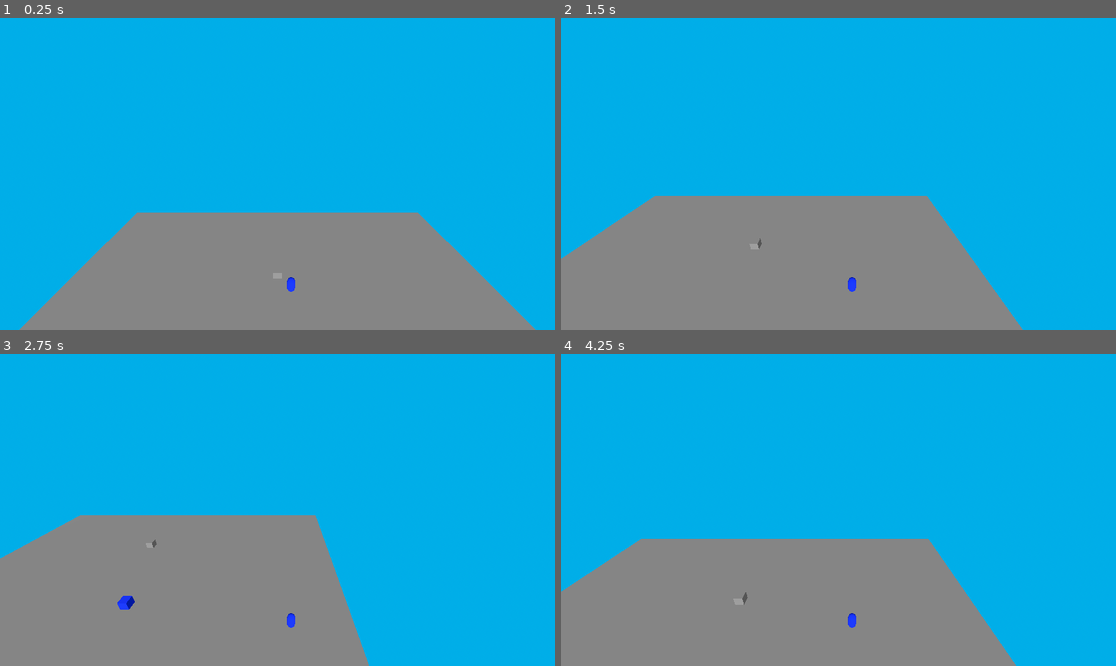
Above: before the commit, frames 1-4 (two rows, left to right).
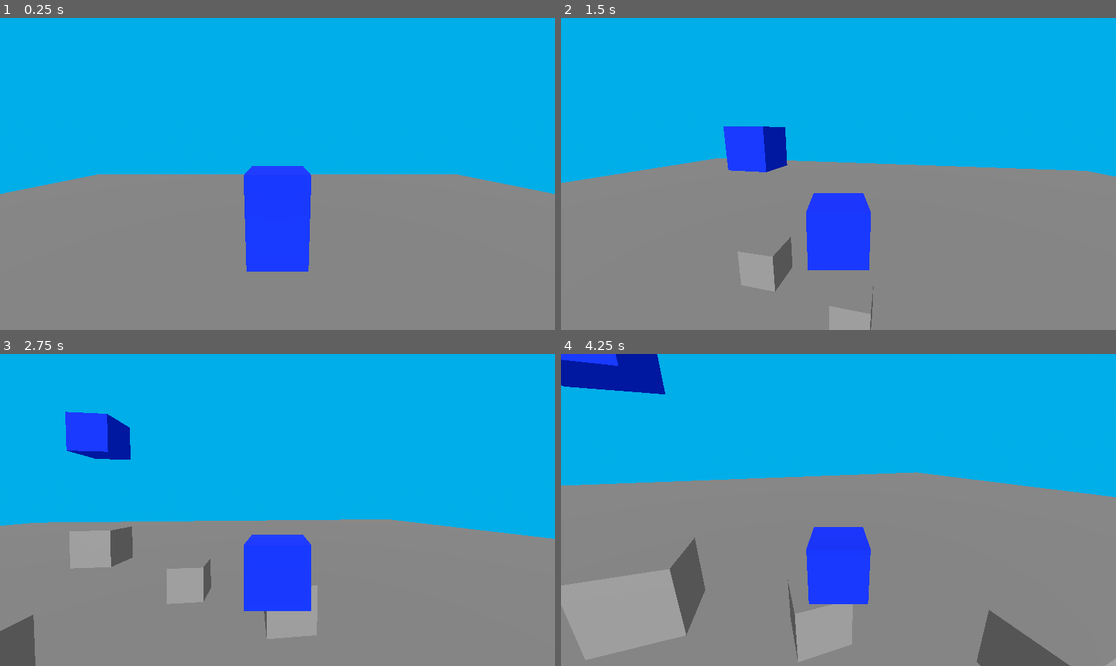
Above: after the commit, the same moments.

Repository: Tachobrenner/proj003
Game: Godot game, scene res://Main.tscn
Two runs of this game, one before a commit and one after it. Both use one fixed random seed, a clock stepped at 60 frames per second and the inputs below.
Inputs (mouse positions are in pixels of both pictures, inside the frame that each line leads up to):
- Up to frame 1 (0.25 s): no input
- Up to frame 2 (1.5 s): move the mouse to (960, 158) at 0.52 s; hold D (move_right) 0.53-1.28 s; tap Space (jump) at 0.6, 0.77, 1.07, 1.35 s; move the mouse to (727, 189) at 1.27 s; hold S (move_back) from 1.28 s (still down)
- Up to frame 3 (2.75 s): tap Space (jump) at 1.52, 1.82, 2.1 s; move the mouse to (333, 441) at 2.02 s; release S (move_back) at 2.03 s; hold D (move_right) from 2.03 s (still down)
- Up to frame 4 (4.25 s): move the mouse to (810, 572) at 2.77 s; release D (move_right) at 2.78 s; hold W (move_forward) 2.78-3.53 s; tap Space (jump) at 2.85, 3.02, 3.32, 3.6, 3.77, 4.07 s; move the mouse to (1005, 556) at 3.52 s; hold A (move_left) from 3.53 s (still down); tap Escape (ui_cancel) at 4.15 s

The runs differ from the first frame. In frame 1, 24% of the frame differs, in the area x 0-100%, y 47-100%; in frame 2, 27%; in frame 3, 27%; in frame 4, 43%, in the area x 0-100%, y 0-100%.

Commit message:
It rotates now

Diff:
--- a/proj-003/Main.tscn
+++ b/proj-003/Main.tscn
@@ -16,7 +16,9 @@
 
 [sub_resource type="BoxMesh" id="BoxMesh_j1beo"]
 
-[sub_resource type="CapsuleShape3D" id="CapsuleShape3D_uu6xs"]
+[sub_resource type="BoxShape3D" id="BoxShape3D_cm0pq"]
+
+[sub_resource type="BoxMesh" id="BoxMesh_fos0i"]
 
 [sub_resource type="Sky" id="Sky_glv2v"]
 sky_material = ExtResource("1_glv2v")
@@ -30,7 +32,9 @@
 
 [sub_resource type="CameraAttributesPractical" id="CameraAttributesPractical_glv2v"]
 
-[sub_resource type="CapsuleMesh" id="CapsuleMesh_r0du0"]
+[sub_resource type="BoxShape3D" id="BoxShape3D_r0du0"]
+
+[sub_resource type="BoxMesh" id="BoxMesh_cm0pq"]
 
 [node name="Node" type="Node"]
 
@@ -43,7 +47,6 @@
 mesh = SubResource("BoxMesh_r0du0")
 
 [node name="RigidBody3D" type="RigidBody3D" parent="."]
-transform = Transform3D(1, 0, 0, 0, 1, 0, 0, 0, 1, 3.3644166, 0.23724365, 0)
 physics_material_override = SubResource("PhysicsMaterial_rxg2q")
 
 [node name="CollisionShape3D" type="CollisionShape3D" parent="RigidBody3D"]
@@ -58,25 +61,32 @@
 transform = Transform3D(1, 0, 0, 0, 0.8660778, 0.4999093, 0, -0.4999093, 0.8660778, 0, 4.2765245, 0)
 
 [node name="Player" type="CharacterBody3D" parent="."]
-transform = Transform3D(1, 0, 0, 0, 1, 0, 0, 0, 1, 1.6729798, 6.8965254, -11.090853)
+transform = Transform3D(1, 0, 0, 0, 1, 0, 0, 0, 1, 0, 7.8452625, 0)
 script = ExtResource("2_r0du0")
+speed = 3
 
 [node name="CollisionShape3D" type="CollisionShape3D" parent="Player"]
-shape = SubResource("CapsuleShape3D_uu6xs")
-
-[node name="Camera3D" type="Camera3D" parent="Player"]
-transform = Transform3D(1, 0, 0, 0, 0.89495, 0.4461666, 0, -0.4461666, 0.89495, -1.6729798, 23.327099, 16.322393)
-
-[node name="WorldEnvironment" type="WorldEnvironment" parent="Player/Camera3D"]
-environment = SubResource("Environment_rxg2q")
-camera_attributes = SubResource("CameraAttributesPractical_glv2v")
+shape = SubResource("BoxShape3D_cm0pq")
 
 [node name="Pivot" type="Node3D" parent="Player"]
 
 [node name="MeshInstance3D" type="MeshInstance3D" parent="Player/Pivot"]
-mesh = SubResource("CapsuleMesh_r0du0")
+mesh = SubResource("BoxMesh_fos0i")
 skeleton = NodePath("../..")
 surface_material_override/0 = ExtResource("1_uu6xs")
+
+[node name="TwistPivot" type="Marker3D" parent="Player"]
+transform = Transform3D(1, 0, 0, 0, 1, 0, 0, 0, 1, 0, 1, 0)
+
+[node name="PitchPivot" type="Marker3D" parent="Player/TwistPivot"]
+transform = Transform3D(1, 0, 0, 0, 0.9848077, 0.17364818, 0, -0.17364818, 0.9848077, 0, 0, 0)
+
+[node name="Camera3D" type="Camera3D" parent="Player/TwistPivot/PitchPivot"]
+transform = Transform3D(1, 0, 0, 0, 1, 0, 0, 0, 0.99999994, 0, 0, 3.5)
+
+[node name="WorldEnvironment" type="WorldEnvironment" parent="."]
+environment = SubResource("Environment_rxg2q")
+camera_attributes = SubResource("CameraAttributesPractical_glv2v")
 
 [node name="RigidBody3D2" type="RigidBody3D" parent="."]
 transform = Transform3D(1, 0, 0, 0, 1, 0, 0, 0, 1, 0, 2.4732323, 5.9122906)
@@ -86,5 +96,42 @@
 shape = SubResource("BoxShape3D_0be51")
 
 [node name="MeshInstance3D" type="MeshInstance3D" parent="RigidBody3D2"]
-transform = Transform3D(1, 0, 0, 0, 1, 0, 0, 0, 1, 0, 4.423293, -17.003143)
+material_override = ExtResource("1_uu6xs")
 mesh = SubResource("BoxMesh_j1beo")
+
+[node name="StaticBody3D2" type="StaticBody3D" parent="."]
+transform = Transform3D(1, 0, 0, 0, 1, 0, 0, 0, 1, 2.425137, 1.6959951, 0)
+
+[node name="CollisionShape3D" type="CollisionShape3D" parent="StaticBody3D2"]
+shape = SubResource("BoxShape3D_r0du0")
+
+[node name="MeshInstance3D" type="MeshInstance3D" parent="StaticBody3D2"]
+mesh = SubResource("BoxMesh_cm0pq")
+skeleton = NodePath("../../StaticBody3D2")
+
+[node name="StaticBody3D" type="StaticBody3D" parent="."]
+transform = Transform3D(1, 0, 0, 0, 1, 0, 0, 0, 1, 0, 2.7969017, 0)
+
+[node name="CollisionShape3D" type="CollisionShape3D" parent="StaticBody3D"]
+shape = SubResource("BoxShape3D_r0du0")
+
+[node name="MeshInstance3D" type="MeshInstance3D" parent="StaticBody3D"]
+mesh = SubResource("BoxMesh_cm0pq")
+
+[node name="StaticBody3D3" type="StaticBody3D" parent="."]
+transform = Transform3D(1, 0, 0, 0, 1, 0, 0, 0, 1, 5.108265, 1.9156802, 2.133979)
+
+[node name="CollisionShape3D" type="CollisionShape3D" parent="StaticBody3D3"]
+shape = SubResource("BoxShape3D_r0du0")
+
+[node name="MeshInstance3D" type="MeshInstance3D" parent="StaticBody3D3"]
+mesh = SubResource("BoxMesh_cm0pq")
+
+[node name="StaticBody3D4" type="StaticBody3D" parent="."]
+transform = Transform3D(1, 0, 0, 0, 1, 0, 0, 0, 1, 0, 1.5703986, 2.9699314)
+
+[node name="CollisionShape3D" type="CollisionShape3D" parent="StaticBody3D4"]
+shape = SubResource("BoxShape3D_r0du0")
+
+[node name="MeshInstance3D" type="MeshInstance3D" parent="StaticBody3D4"]
+mesh = SubResource("BoxMesh_cm0pq")
--- a/proj-003/player.gd
+++ b/proj-003/player.gd
@@ -5,6 +5,17 @@
 
 # the downward acceleration when in the air, in meters per second squared
 @export var fall_acceleration = 75
+
+var mouse_sensitivity := 0.001
+var twist_input := 0.0
+var pitch_input := 0.0
+
+
+# Vertical impulse applied to the character upon jumping in meters per second.
+@export var jump_impulse = 20
+
+func _ready():
+	Input.set_mouse_mode(Input.MOUSE_MODE_CAPTURED)
 
 var target_velocity = Vector3.ZERO
 
@@ -28,11 +39,12 @@
 	if direction != Vector3.ZERO:
 		direction = direction.normalized()
 		# Setting the basis property will affect the rotation of the node
-		$Pivot.basis = Basis.looking_at(direction)
+		$Pivot.basis = Basis.looking_at($TwistPivot.basis.z) # Basis.looking_at(direction)
+		$CollisionShape3D.basis = Basis.looking_at($TwistPivot.basis.z) # Basis.looking_at(direction)
 
 	# Ground Velocity
-	target_velocity.x = direction.x * speed
-	target_velocity.z = direction.z * speed
+	# target_velocity.x = direction.x * speed
+	# target_velocity.z = direction.z * speed
 
 
 	# Vertical Velocity
@@ -40,5 +52,27 @@
 		target_velocity.y = target_velocity.y - (fall_acceleration * delta)
 
 	# Moving the Character
-	velocity = target_velocity
+	velocity = target_velocity + direction.x * $TwistPivot.basis.x * speed + direction.z * $TwistPivot.basis.z * speed
+
+	if is_on_floor() and Input.is_action_just_pressed("jump"):
+		target_velocity.y = jump_impulse
 	move_and_slide()
+
+	if Input.is_action_just_pressed("ui_cancel"):
+		Input.set_mouse_mode(Input.MOUSE_MODE_VISIBLE)
+
+	$TwistPivot.rotate_y(twist_input)
+
+	$TwistPivot/PitchPivot.rotate_x(pitch_input)
+	$TwistPivot/PitchPivot.rotation.x = clamp (
+		$TwistPivot/PitchPivot.rotation.x,
+		-0.5,
+		0.5
+	)
+	twist_input = 0.0
+	pitch_input = 0.0
+func _unhandled_input(event: InputEvent):
+	if event is InputEventMouseMotion:
+		if Input.get_mouse_mode() == Input.MOUSE_MODE_CAPTURED:
+			twist_input = - event.relative.x * mouse_sensitivity
+			pitch_input = - event.relative.y * mouse_sensitivity
Not shown: 1 places in proj-003/Main.tscn that only renumber resources
